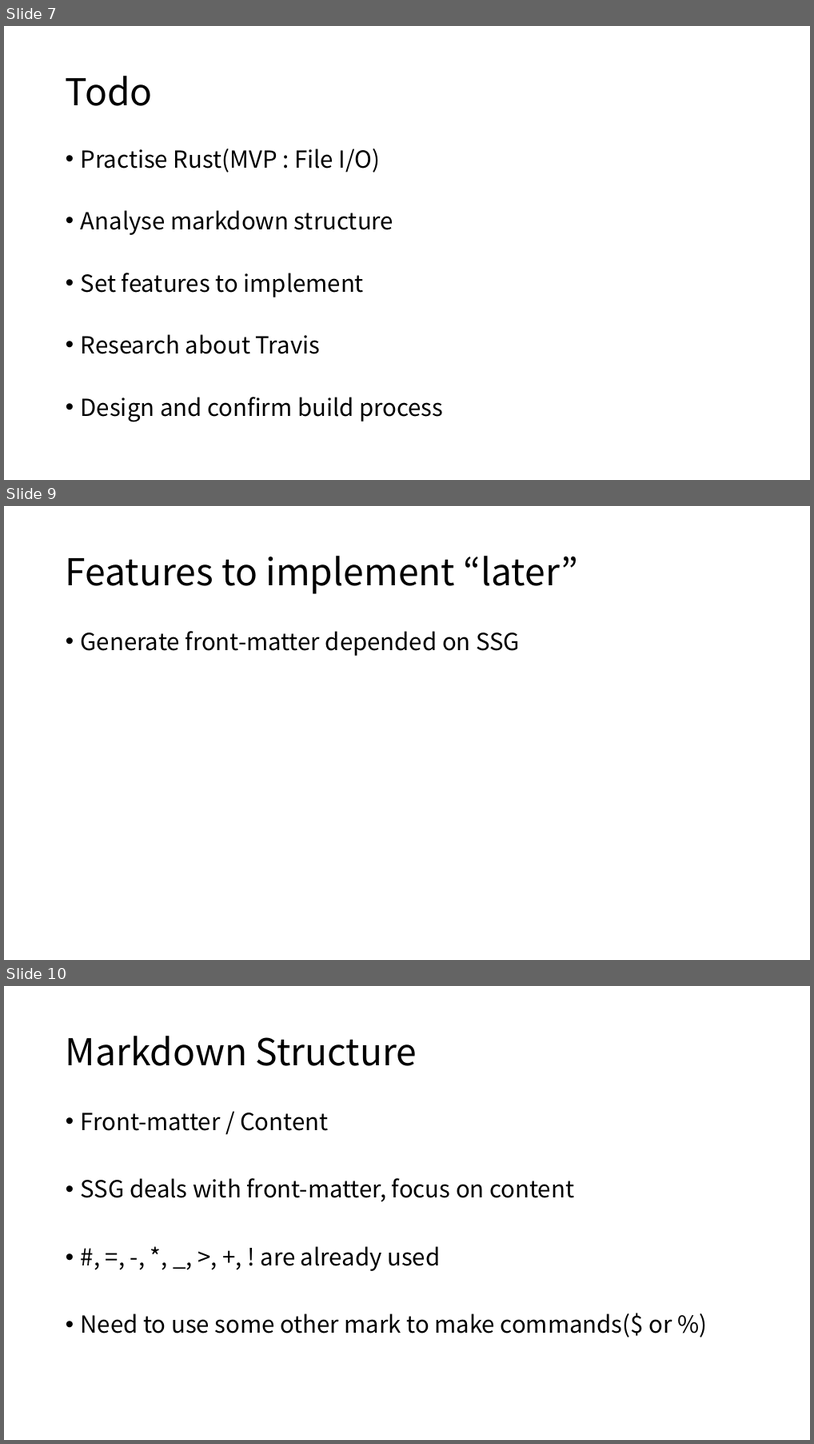
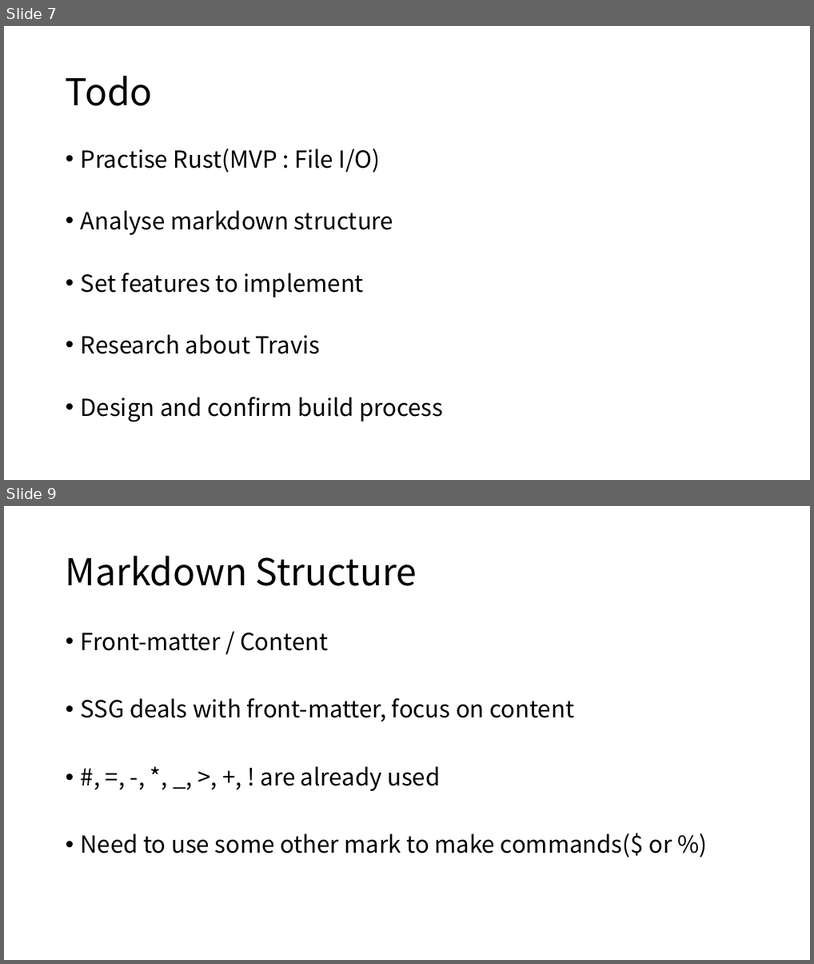
Before and after one commit to hatchling13/rmdprep, a slide deck: layout.pptx. Shown one above the other, each under a label of ours: slides 7, 9 and 10 before the commit, slides 7 and 9 after it; the slides between them are not shown. The pictures are 814x1444 and 814x964 pixels, drawn with LibreOffice and Linux fonts; fonts in the diff are those of the drawing. Boxes give left, top, right and bottom in pixels: in the first picture for what was removed or moved away, otherwise in the second. Text is boxed around its words. In the diff, an @@ line names an element or a change of style, - is before the commit and + after.

```diff
--- a/layout.pptx
+++ b/layout.pptx
@@ slide 9 removed at <box>4,506,810,960</box>, background #FFFFFF @@
@@ title removed at <box>66,556,578,594</box> @@
-Features to implement “later”
@@ text removed at <box>81,631,520,656</box> @@
-• Generate front-matter depended on SSG
@@ what was slide 10 is now slide 9 @@
```
Also in this commit, not shown: 1 slide changed, 2 slides added, 1 other slide removed, 3 other files.
